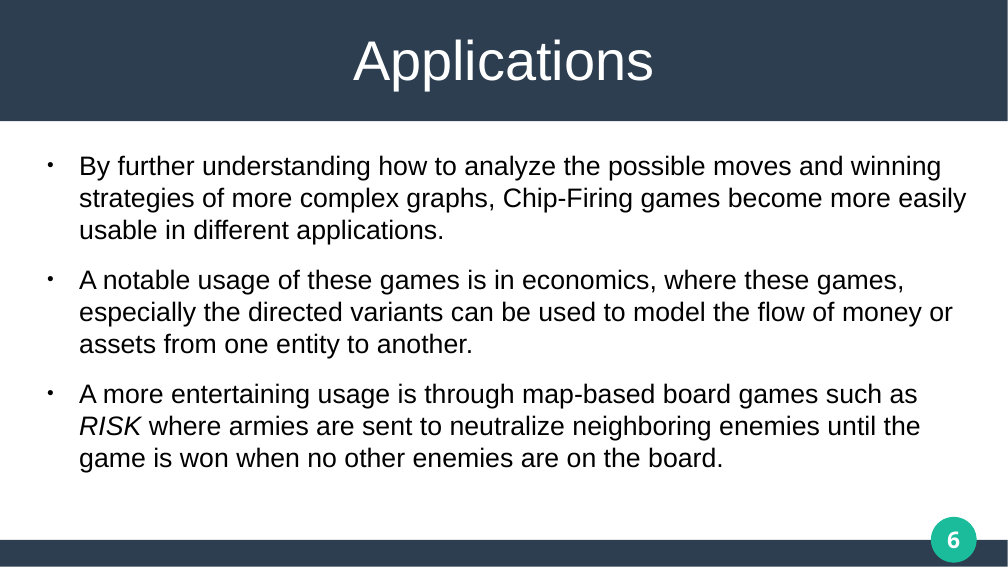
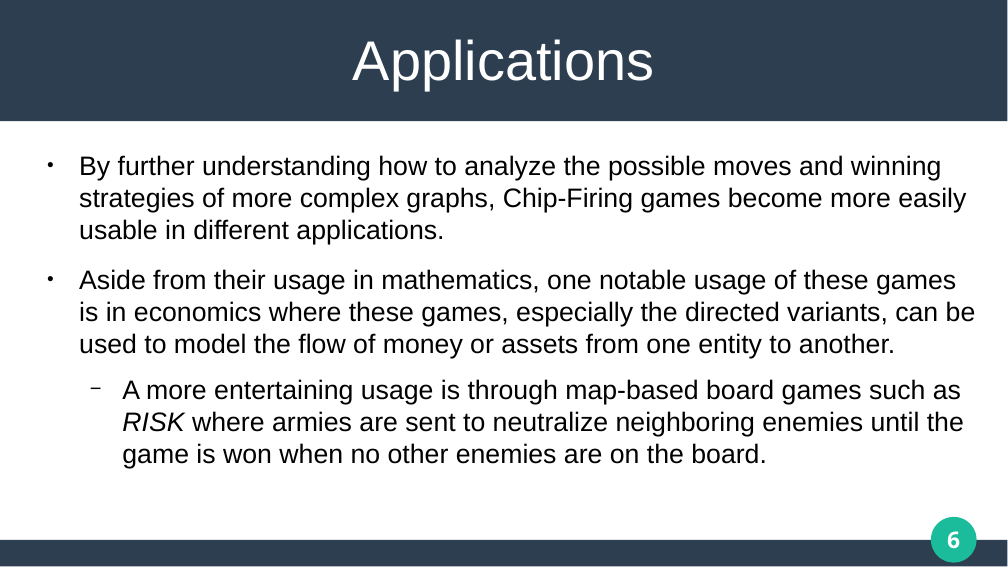
Before and after one commit to matthew-pisano/ChipFiring, a slide deck: slide 6 of Docs/JMMPresentation.pptx. Drawn at 1008x567 pixels with LibreOffice and Linux fonts; fonts in the diff are those of the drawing. Boxes give left, top, right and bottom in pixels: in the first picture for what was removed or moved away, otherwise in the second. Text is boxed around its words. In the diff, an @@ line names an element or a change of style, - is before the commit and + after.

```diff
--- a/Docs/JMMPresentation.pptx
+++ b/Docs/JMMPresentation.pptx
@@ text at box(79, 269, 976, 358): text changed @@
-● A notable usage of these games is in economics, where these games, especially the directed variants can be used to model the flow of money or assets from one entity to another.
+● Aside from their usage in mathematics, one notable usage of these games is in economics where these games, especially the directed variants, can be used to model the flow of money or assets from one entity to another.
@@ text at box(122, 379, 964, 468): bullet ● to −; list level 1 to 2 in "A more entertaining usage is ..." @@
```
Also in this commit, not shown: 16 other slides changed, 5 slides added, 1 slide removed, 6 other files.
